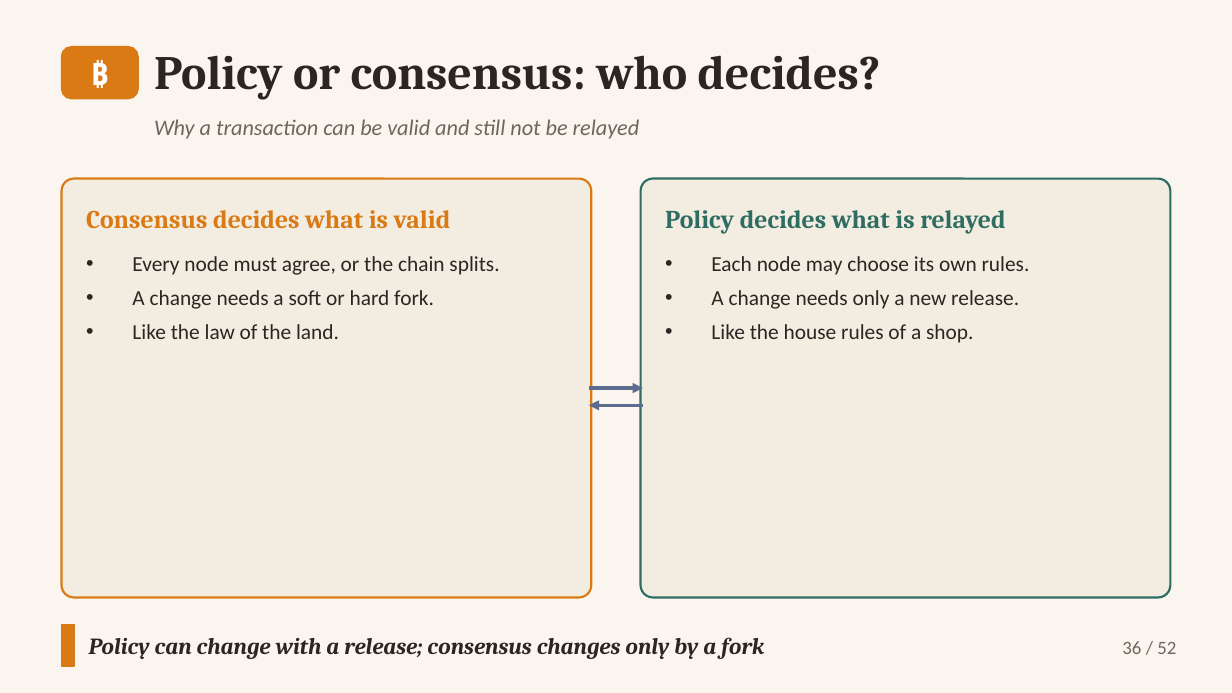
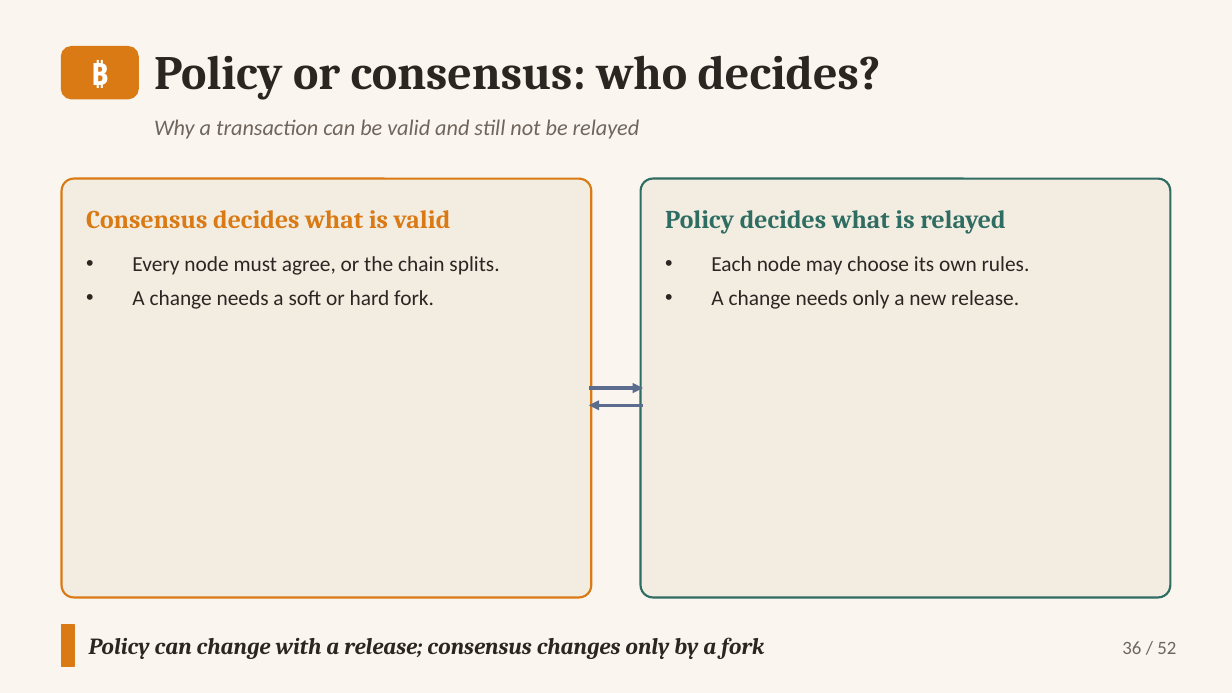
Before and after one commit to altunelyusuf/SEN0401, a slide deck: slide 36 of 03-materials/ch08/SEN0401_Ch08_DigitalSignatures_3e_v2_4_0.pptx. Drawn at 1232x693 pixels with LibreOffice and Linux fonts; fonts in the diff are those of the drawing. Boxes give left, top, right and bottom in pixels: in the first picture for what was removed or moved away, otherwise in the second. Text is boxed around its words. In the diff, an @@ line names an element or a change of style, - is before the commit and + after.

```diff
--- a/03-materials/ch08/SEN0401_Ch08_DigitalSignatures_3e_v2_4_0.pptx
+++ b/03-materials/ch08/SEN0401_Ch08_DigitalSignatures_3e_v2_4_0.pptx
@@ text at (132, 324, 339, 339): paragraph removed @@
-• Like the law of the land.
@@ text at (711, 324, 973, 343): paragraph removed @@
-• Like the house rules of a shop.
```
Also in this commit, not shown: 6 other slides changed, 3 other files.
